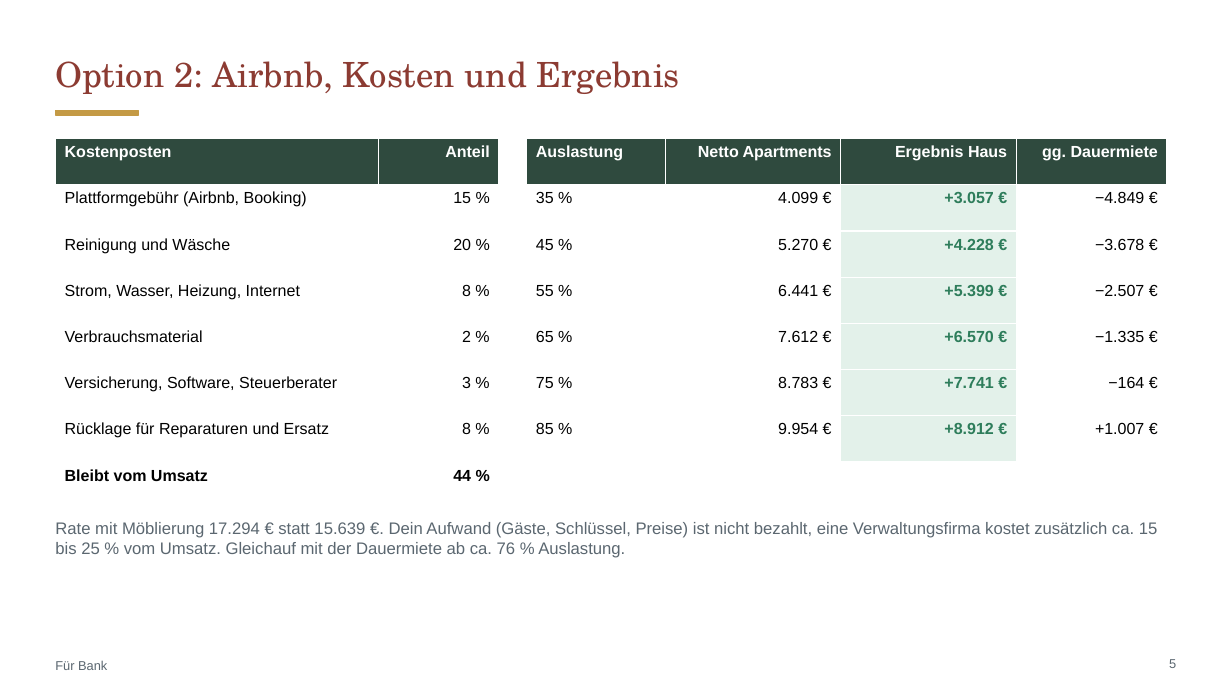
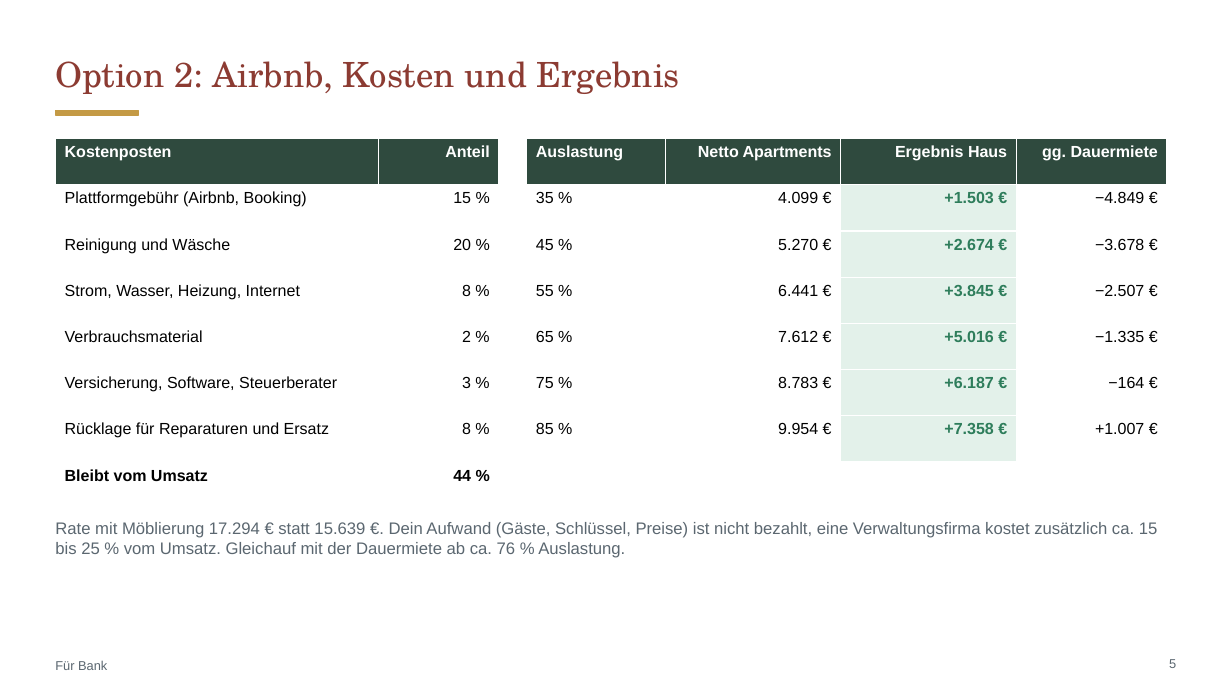
Before and after one commit to CartoonUsername/bau-projekt, a slide deck: slide 5 of praesentation/Neue-Mitte-Werlte_Baufeld3_Optionen-Dauermiete-Airbnb-Hotel.pptx. Drawn at 1232x693 pixels with LibreOffice and Linux fonts; fonts in the diff are those of the drawing. Boxes give left, top, right and bottom in pixels: in the first picture for what was removed or moved away, otherwise in the second. Text is boxed around its words. In the diff, an @@ line names an element or a change of style, - is before the commit and + after.

```diff
--- a/praesentation/Neue-Mitte-Werlte_Baufeld3_Optionen-Dauermiete-Airbnb-Hotel.pptx
+++ b/praesentation/Neue-Mitte-Werlte_Baufeld3_Optionen-Dauermiete-Airbnb-Hotel.pptx
@@ table at [527,139,1167,438] @@
-row 2, column 3: +3.057 €
+row 2, column 3: +1.503 €
-row 3, column 3: +4.228 €
+row 3, column 3: +2.674 €
-row 4, column 3: +5.399 €
+row 4, column 3: +3.845 €
-row 5, column 3: +6.570 €
+row 5, column 3: +5.016 €
-row 6, column 3: +7.741 €
+row 6, column 3: +6.187 €
-row 7, column 3: +8.912 €
+row 7, column 3: +7.358 €
```
Also in this commit, not shown: 7 other slides changed, 26 other files.
